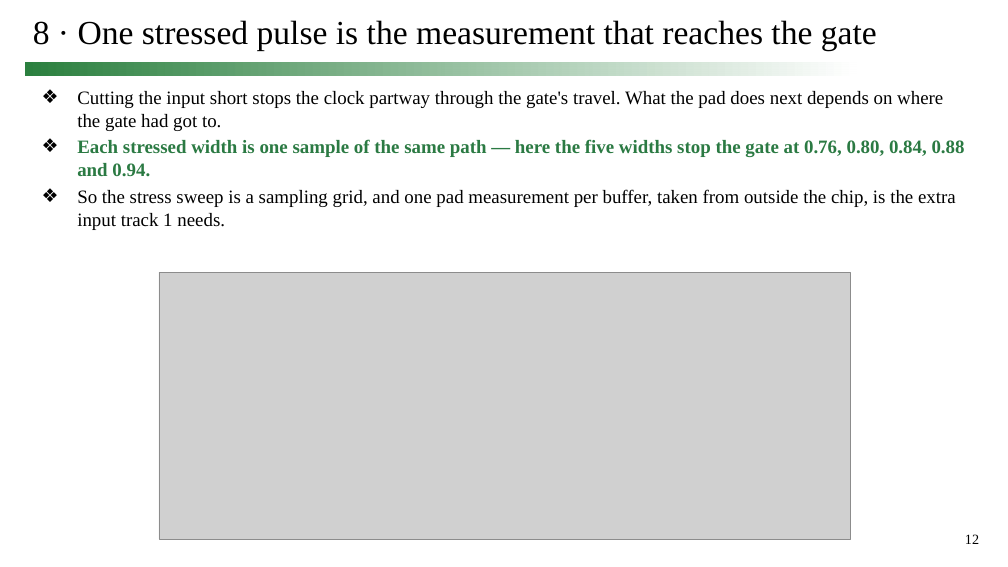
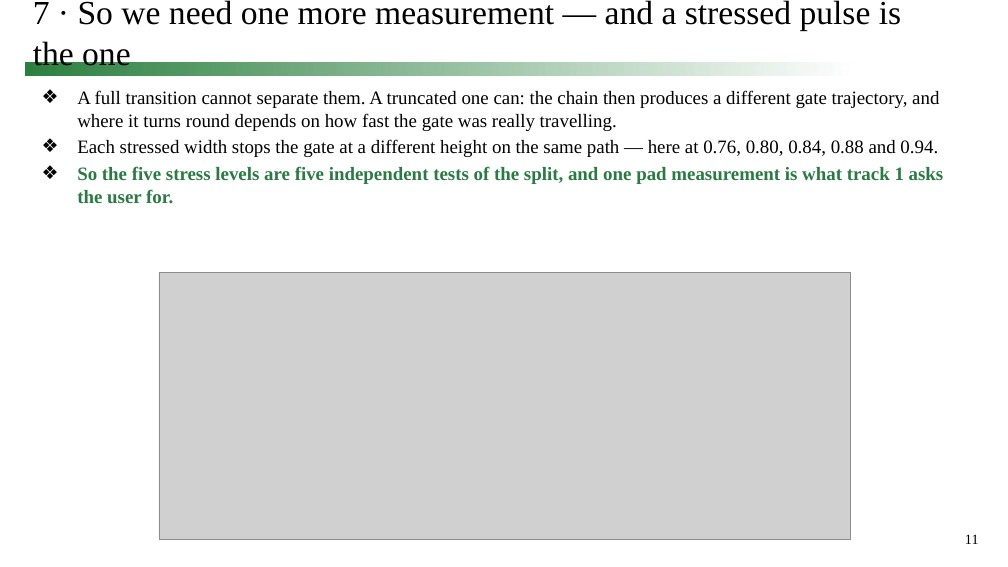
Before and after one commit to simon9721/ibis_comparison, a slide deck: slide 11 of results/meeting_deck_2026-09-24/0924_track1_story.pptx (slide 12 before the commit). Drawn at 1008x567 pixels with LibreOffice and Linux fonts; fonts in the diff are those of the drawing; grey boxes stand for pictures. Boxes give left, top, right and bottom in pixels: in the first picture for what was removed or moved away, otherwise in the second. Text is boxed around its words. In the diff, an @@ line names an element or a change of style, - is before the commit and + after.

```diff
--- a/results/meeting_deck_2026-09-24/0924_track1_story.pptx
+++ b/results/meeting_deck_2026-09-24/0924_track1_story.pptx
@@ title at bbox=[33, 0, 901, 71]: text changed @@
-8 · One stressed pulse is the measurement that reaches the gate
+7 · So we need one more measurement — and a stressed pulse is the one
@@ text at bbox=[77, 90, 944, 204]: text changed @@
-❖ Cutting the input short stops the clock partway through the gate's travel. What the pad does next depends on where the gate had got to.
-❖ Each stressed width is one sample of the same path — here the five widths stop the gate at 0.76, 0.80, 0.84, 0.88 and 0.94.
-❖ So the stress sweep is a sampling grid, and one pad measurement per buffer, taken from outside the chip, is the extra input track 1 needs.
+❖ A full transition cannot separate them. A truncated one can: the chain then produces a different gate trajectory, and where it turns round depends on how fast the gate was really travelling.
+❖ Each stressed width stops the gate at a different height on the same path — here at 0.76, 0.80, 0.84, 0.88 and 0.94.
+❖ So the five stress levels are five independent tests of the split, and one pad measurement is what track 1 asks the user for.
@@ page number at bbox=[965, 534, 979, 544]: text changed @@
-12
+11
```
Also in this commit, not shown: 10 other slides changed, 3 slides added, 1 slide removed, 9 other files.
